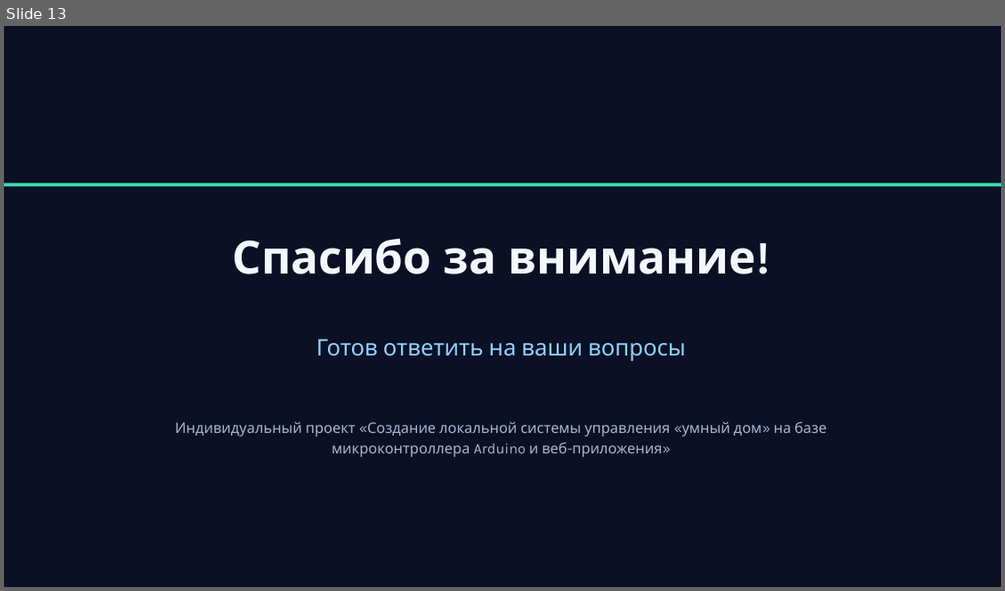
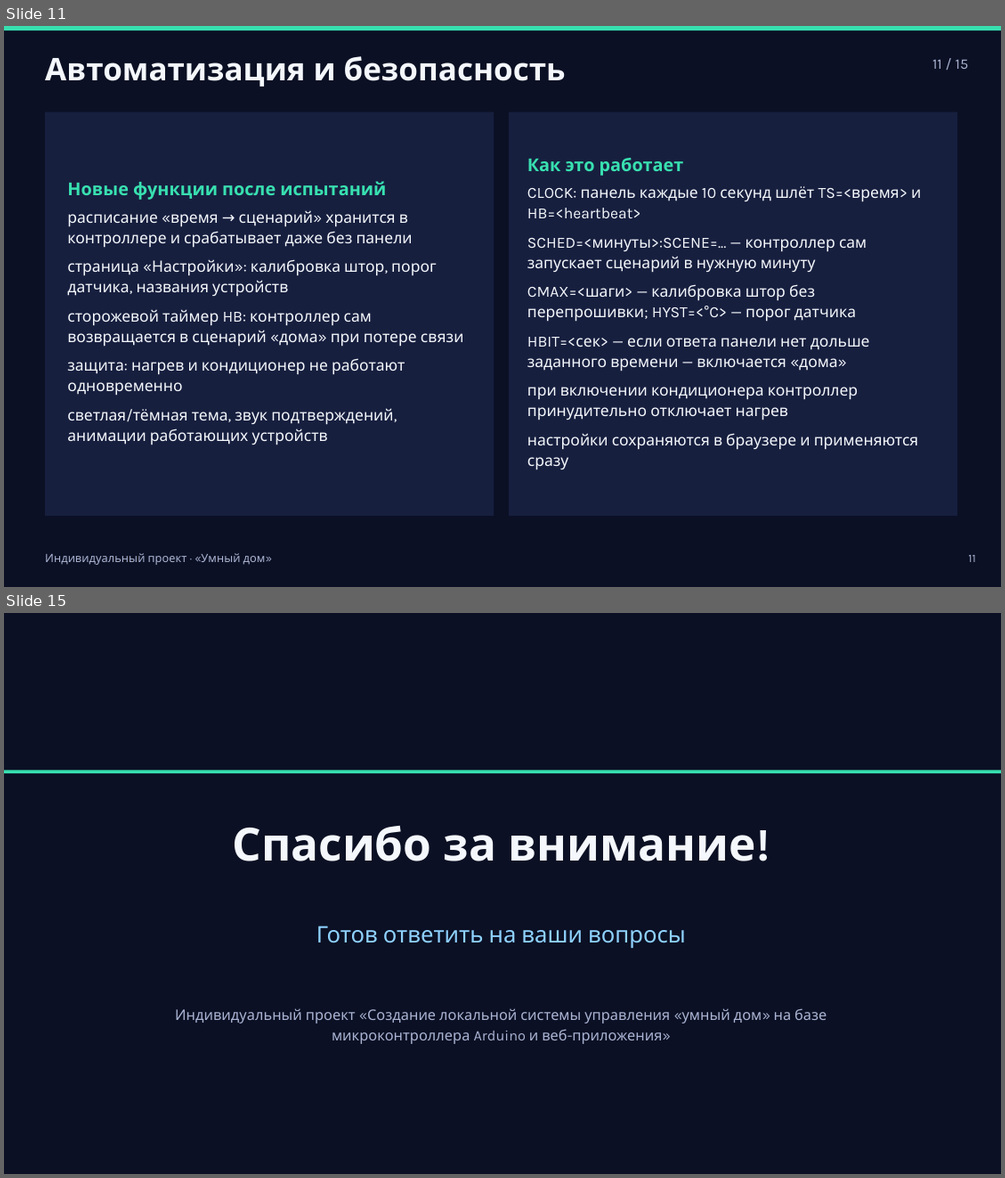
Before and after one commit to belyaevroman31-star/smart_home, a slide deck: Презентация проекта.ppt. Shown one above the other, each under a label of ours: slide 13 before the commit, slides 11 and 15 after it; the slides between them are not shown. The pictures are 1005x591 and 1005x1178 pixels, drawn with LibreOffice and Linux fonts; fonts in the diff are those of the drawing. Boxes give left, top, right and bottom in pixels: in the first picture for what was removed or moved away, otherwise in the second. Text is boxed around its words. In the diff, an @@ line names an element or a change of style, - is before the commit and + after.

```diff
--- a/Презентация проекта.ppt
+++ b/Презентация проекта.ppt
@@ slide 11 added at (4, 26, 1001, 587), background #FFFFFF @@
@@ rectangle added at (4, 26, 1000, 587), fill #0B1024 @@
@@ rectangle added at (4, 26, 1000, 30), fill #38E0B0 @@
@@ text added at (45, 56, 566, 87), 30 pt, text #F4F7FB, bold @@
+Автоматизация и безопасность
@@ text added at (932, 59, 969, 69), 14 pt, text #AAB4D3 @@
+11 / 15
@@ rectangle added at (45, 112, 494, 516), fill #171F3F @@
@@ rectangle added at (509, 112, 956, 516), fill #171F3F @@
@@ text added at (527, 158, 921, 470), 15 pt, text #F4F7FB @@
+Как это работает
+CLOCK: панель каждые 10 секунд шлёт TS=<время> и HB=<heartbeat>
+SCHED=<минуты>:SCENE=... — контроллер сам запускает сценарий в нужную минуту
+CMAX=<шаги> — калибровка штор без перепрошивки; HYST=<°C> — порог датчика
+HBIT=<сек> — если ответа панели нет дольше заданного времени — включается «дома»
+при включении кондиционера контроллер принудительно отключает нагрев
+настройки сохраняются в браузере и применяются сразу
@@ text added at (67, 181, 464, 445), 15 pt, text #F4F7FB @@
+Новые функции после испытаний
+расписание «время → сценарий» хранится в контроллере и срабатывает даже без панели
+страница «Настройки»: калибровка штор, порог датчика, названия устройств
+сторожевой таймер HB: контроллер сам возвращается в сценарий «дома» при потере связи
+защита: нагрев и кондиционер не работают одновременно
+светлая/тёмная тема, звук подтверждений, анимации работающих устройств
@@ text added at (45, 553, 266, 564), 11 pt, text #AAB4D3 @@
+Индивидуальный проект · «Умный дом»
@@ text added at (968, 555, 975, 562), 11 pt, text #AAB4D3 @@
+11
@@ what was slide 13 is now slide 15 @@
```
Also in this commit, not shown: 12 slides changed, 1 other slide added, 6 other files.
